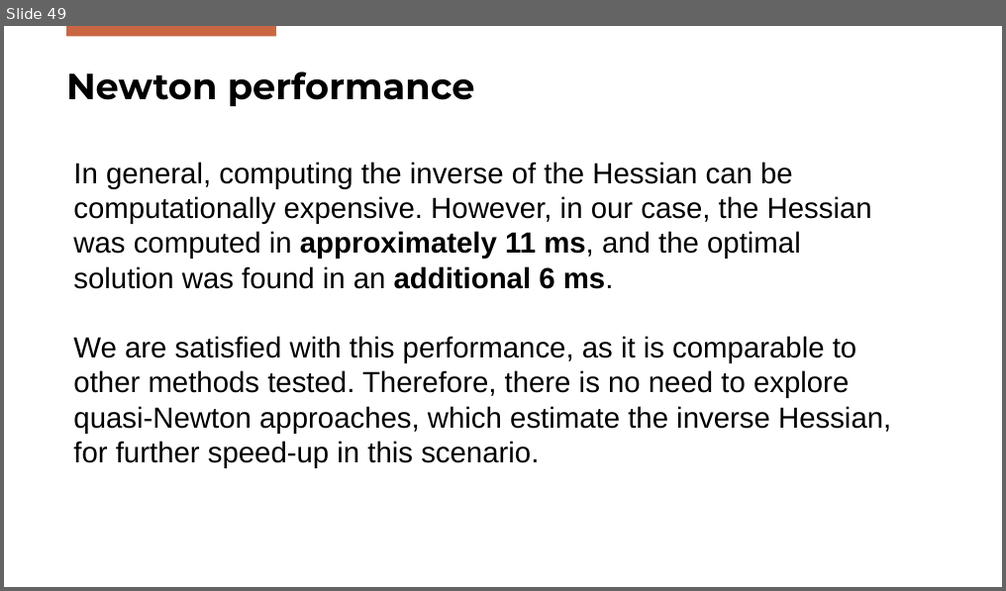
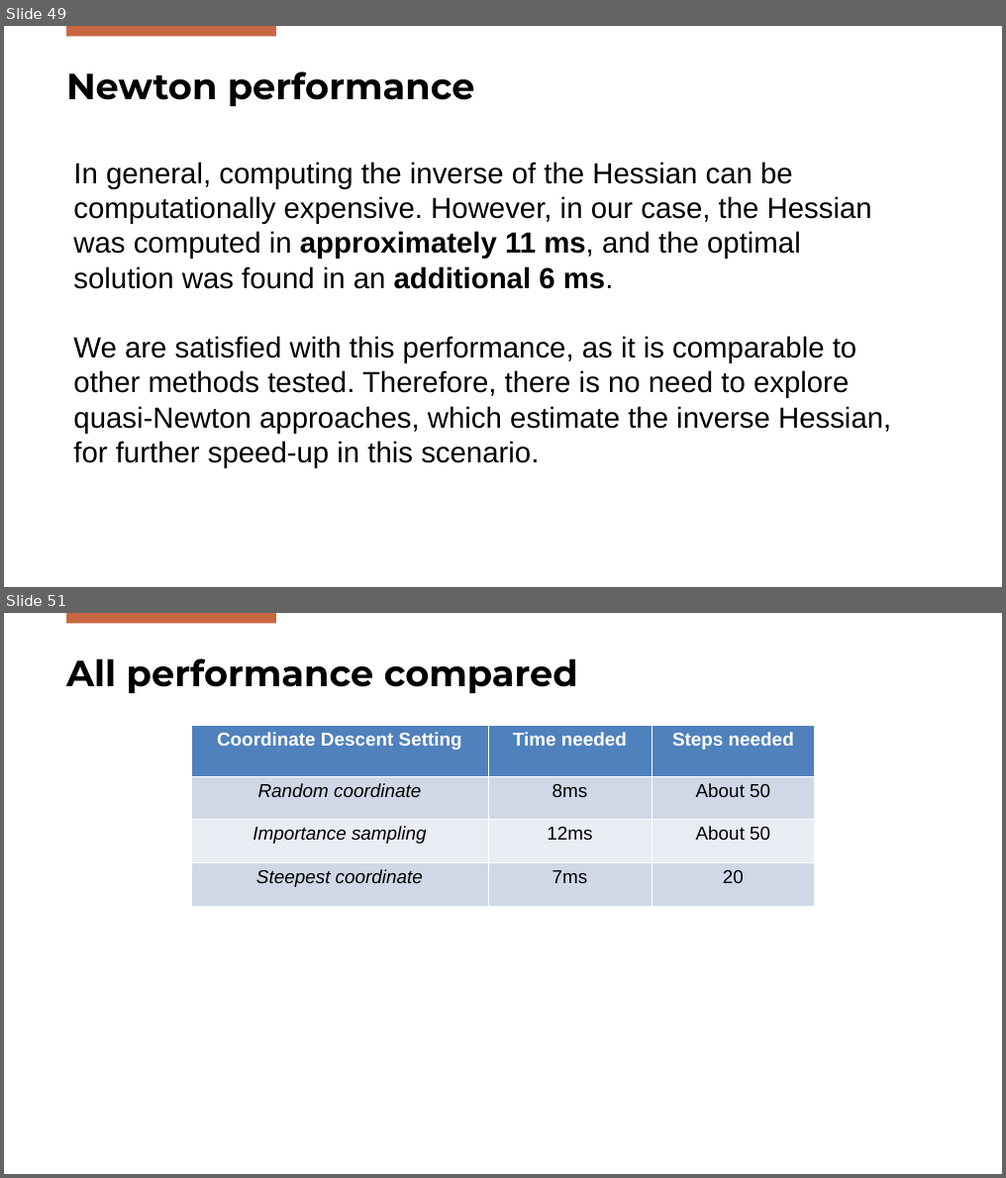
Before and after one commit to FilippoBolis/OptimizationProject_2025, a slide deck: Ppt/Optimization.pptx. Shown one above the other, each under a label of ours: slide 49 before the commit, slides 49 and 51 after it; the slides between them are not shown. The pictures are 1006x591 and 1006x1178 pixels, drawn with LibreOffice and Linux fonts; fonts in the diff are those of the drawing; background and template pictures are left out. Boxes give left, top, right and bottom in pixels: in the first picture for what was removed or moved away, otherwise in the second. Text is boxed around its words. In the diff, an @@ line names an element or a change of style, - is before the commit and + after.

```diff
--- a/Ppt/Optimization.pptx
+++ b/Ppt/Optimization.pptx
@@ slide 51 added at <box>4,613,1002,1174</box>, background #FFFFFF; not listed: 1 template element that a slide beside it also shows @@
@@ title added at <box>66,659,578,693</box>, 35 pt, text #000000, bold @@
+All performance compared
@@ table added at <box>191,725,815,906</box>, 4 rows, 3 columns @@
+Coordinate Descent Setting | Time needed | Steps needed
+Random coordinate | 8ms | About 50
+Importance sampling | 12ms | About 50
+Steepest coordinate | 7ms | 20
```
Also in this commit, not shown: 2 slides changed, 2 other files.
